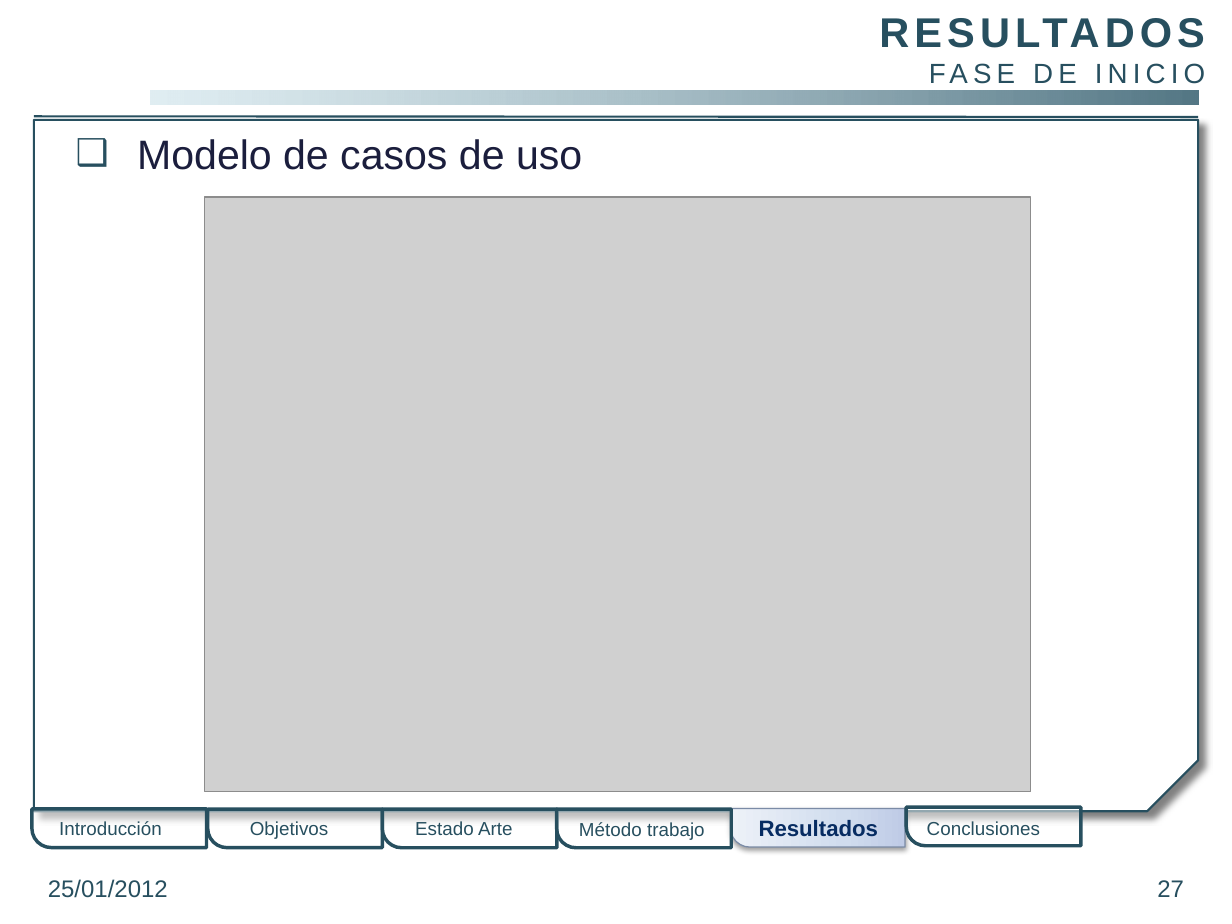
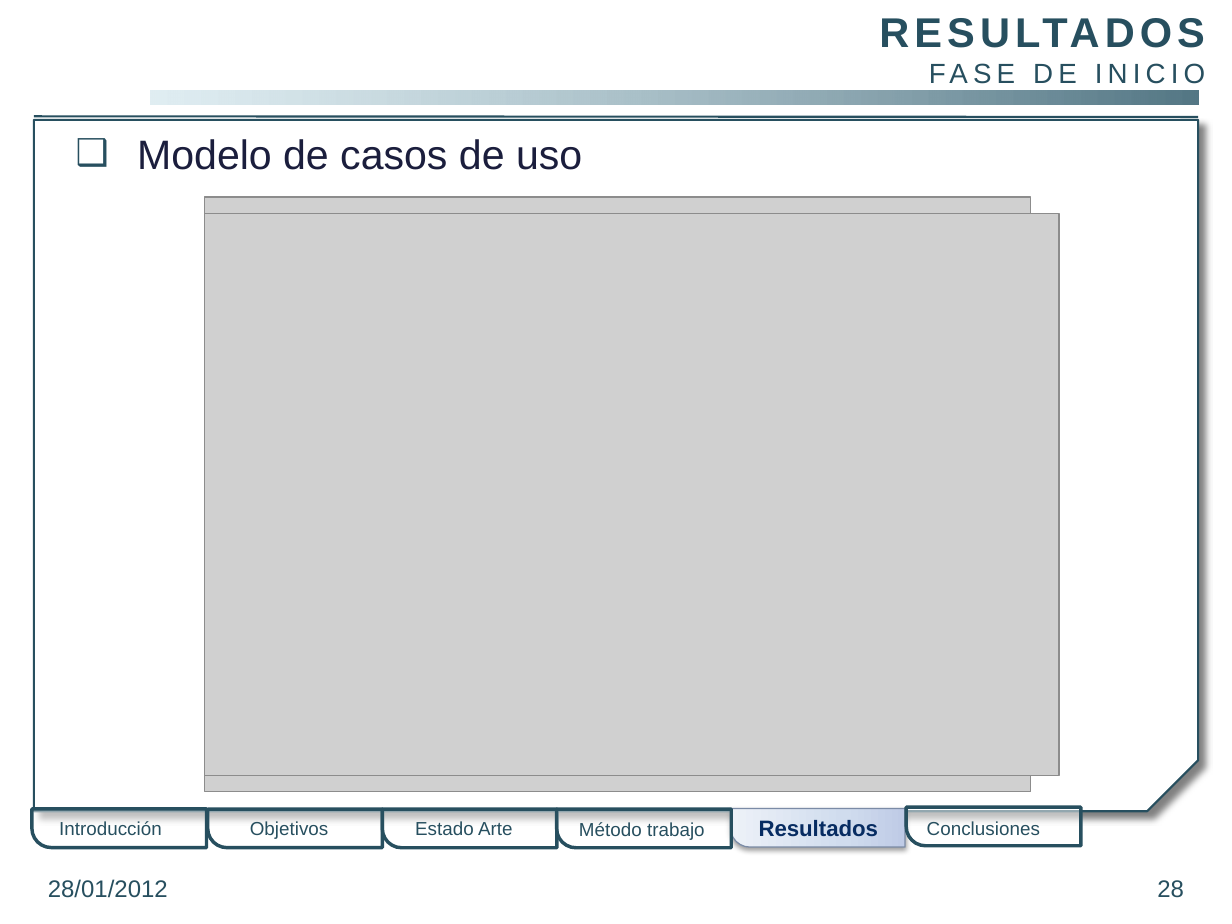
Before and after one commit to gangadhar001/repo-pfc, a slide deck: slide 28 of PFC/Presentacion/PresentacionPFC.pptx (slide 27 before the commit). Drawn at 1232x924 pixels with LibreOffice and Linux fonts; fonts in the diff are those of the drawing; grey boxes stand for pictures; background and template pictures are left out. Boxes give left, top, right and bottom in pixels: in the first picture for what was removed or moved away, otherwise in the second. Text is boxed around its words. In the diff, an @@ line names an element or a change of style, - is before the commit and + after.

```diff
--- a/PFC/Presentacion/PresentacionPFC.pptx
+++ b/PFC/Presentacion/PresentacionPFC.pptx
@@ picture added at (205,213,1060,775) @@
@@ text at (48,879,168,898): text changed @@
-25/01/2012
+28/01/2012
@@ page number at (1157,880,1184,898): text changed @@
-27
+28
```
Also in this commit, not shown: 31 other slides changed, 17 slides added.
